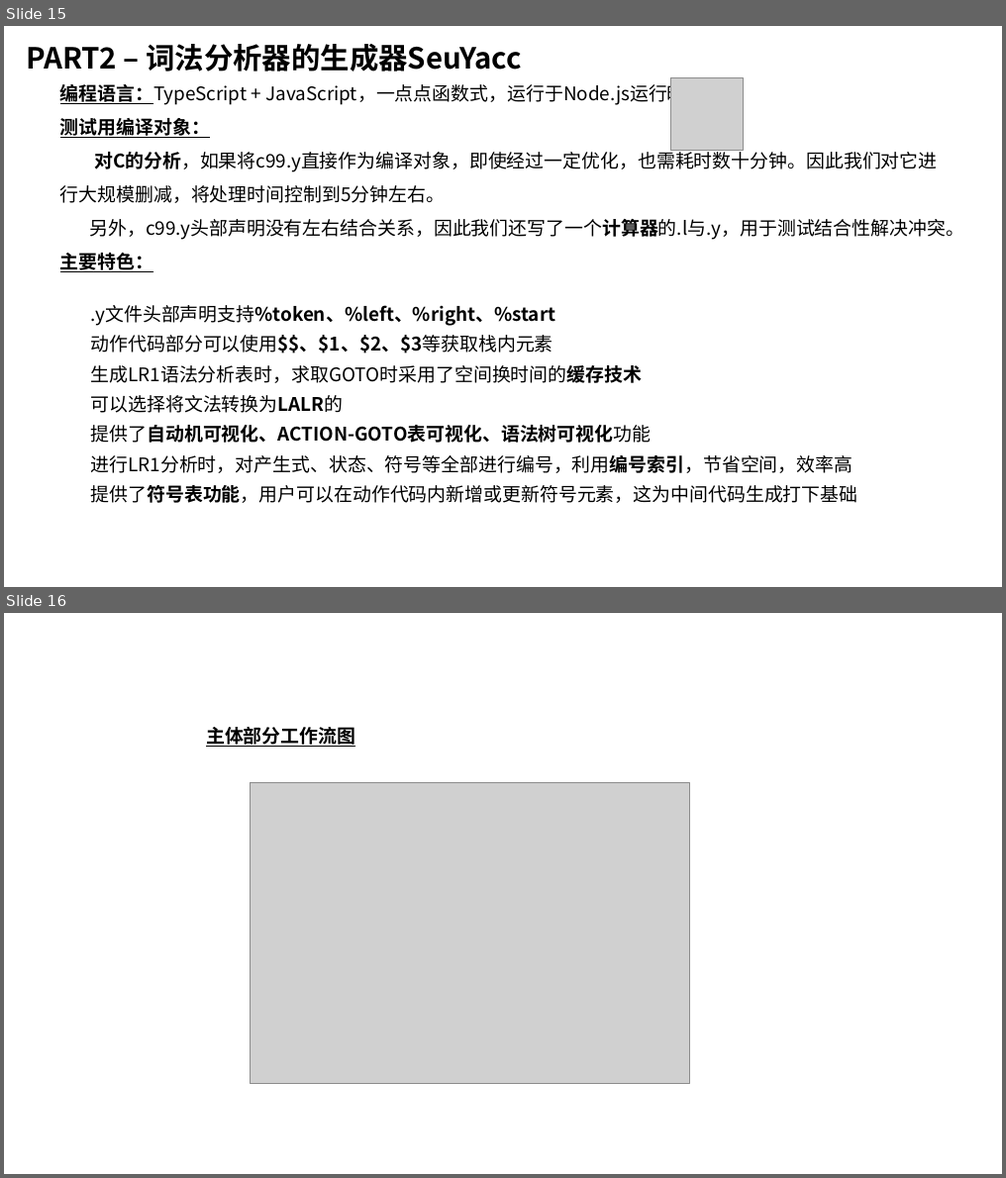
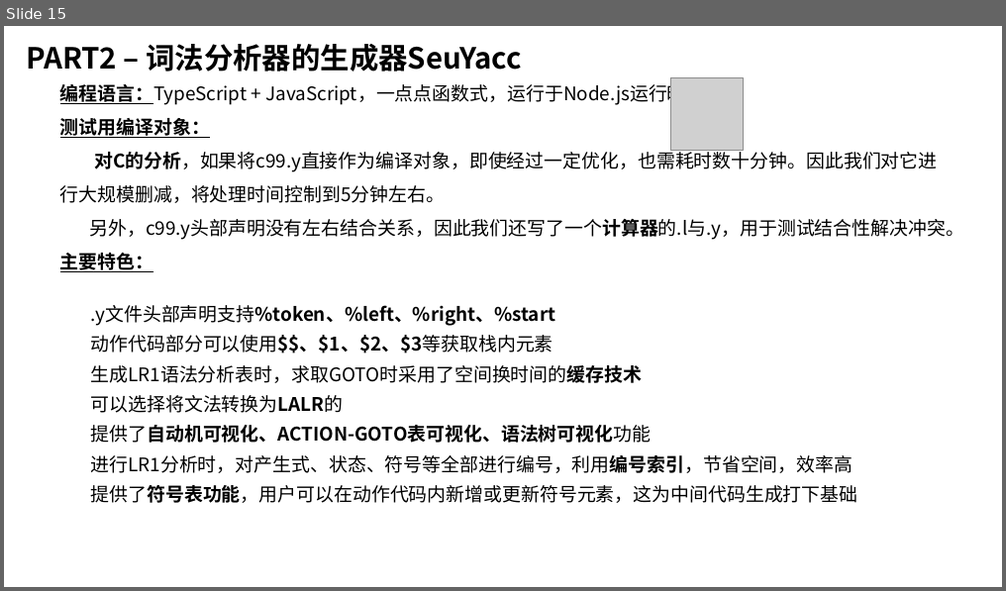
Before and after one commit to z0gSh1u/seu-lex-yacc, a slide deck: doc/答辩Slides.pptx. Shown one above the other, each under a label of ours: slides 15 and 16 before the commit, slide 15 after it. The pictures are 1006x1178 and 1006x591 pixels, drawn with LibreOffice and Linux fonts; fonts in the diff are those of the drawing; grey boxes stand for pictures. Boxes give left, top, right and bottom in pixels: in the first picture for what was removed or moved away, otherwise in the second. Text is boxed around its words. In the diff, an @@ line names an element or a change of style, - is before the commit and + after.

```diff
--- a/doc/答辩Slides.pptx
+++ b/doc/答辩Slides.pptx
@@ slide 16 removed at (4,613,1002,1174), background #FFFFFF @@
@@ text removed at (206,727,355,747) @@
-主体部分工作流图
@@ picture removed at (251,782,690,1084) @@
```
Also in this commit, not shown: 6 slides added, 2 other slides removed, 28 other files.
